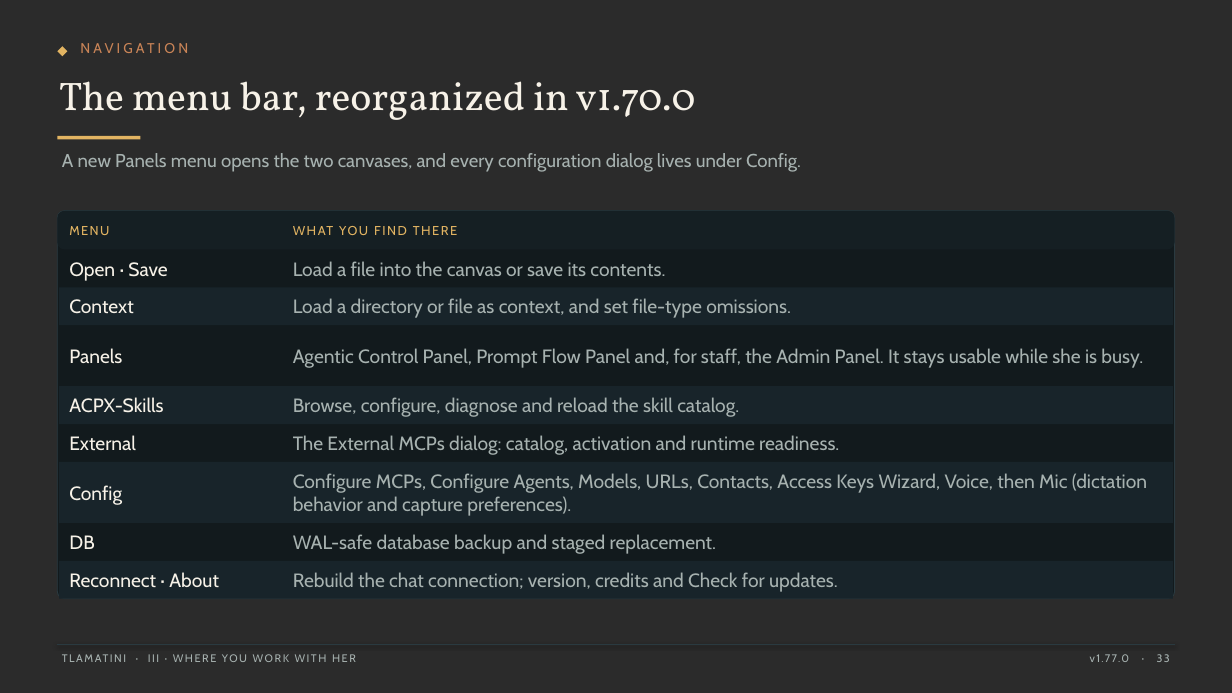
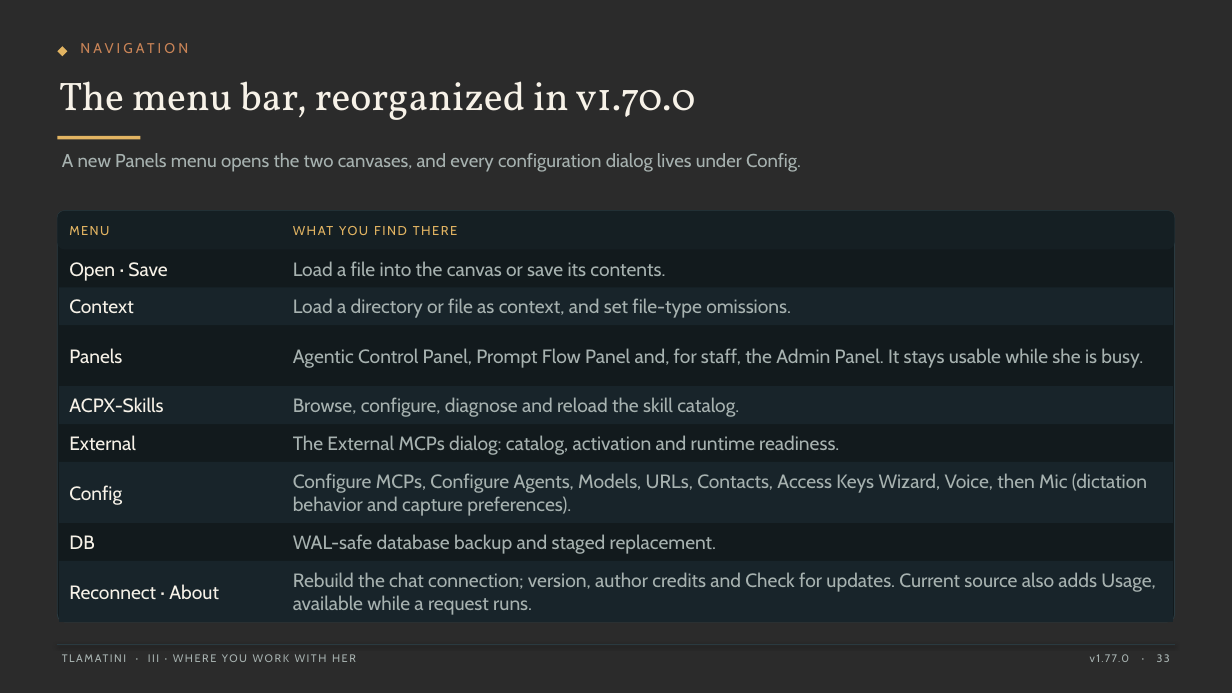
Before and after one commit to XAIHT/Tlamatini, a slide deck: slide 33 of Tlamatini_eXtended_Artificial_Intelligence_Humanly_Tempered.pptx. Drawn at 1232x693 pixels with LibreOffice and Linux fonts; fonts in the diff are those of the drawing; background and template pictures are left out; a plain dark background stands for a picture behind light text. Boxes give left, top, right and bottom in pixels: in the first picture for what was removed or moved away, otherwise in the second. Text is boxed around its words. In the diff, an @@ line names an element or a change of style, - is before the commit and + after.

Commit message:
Implementing the About -> Usage dialog, by angelahack1

```diff
--- a/Tlamatini_eXtended_Artificial_Intelligence_Humanly_Tempered.pptx
+++ b/Tlamatini_eXtended_Artificial_Intelligence_Humanly_Tempered.pptx
@@ rounded rectangle: place and size @@
-rounded rectangle at (57, 211, 1175, 599)
+rounded rectangle at (57, 211, 1175, 622)
@@ rounded rectangle at (57, 211, 1175, 622): proportions changed @@
@@ rectangle: place and size @@
-rectangle at (59, 561, 1173, 599)
+rectangle at (59, 561, 1173, 622)
@@ text "Reconnect · About": place and size @@
-text "Reconnect · About" at (69, 572, 219, 588)
+text "Reconnect · About" at (69, 584, 219, 600)
@@ text at (293, 572, 1155, 615): text changed @@
-Rebuild the chat connection; version, credits and Check for updates.
+Rebuild the chat connection; version, author credits and Check for updates. Current source also adds Usage, available while a request runs.
```
Also in this commit, not shown: 118 other slides changed, 4 slides added, 44 other files.
